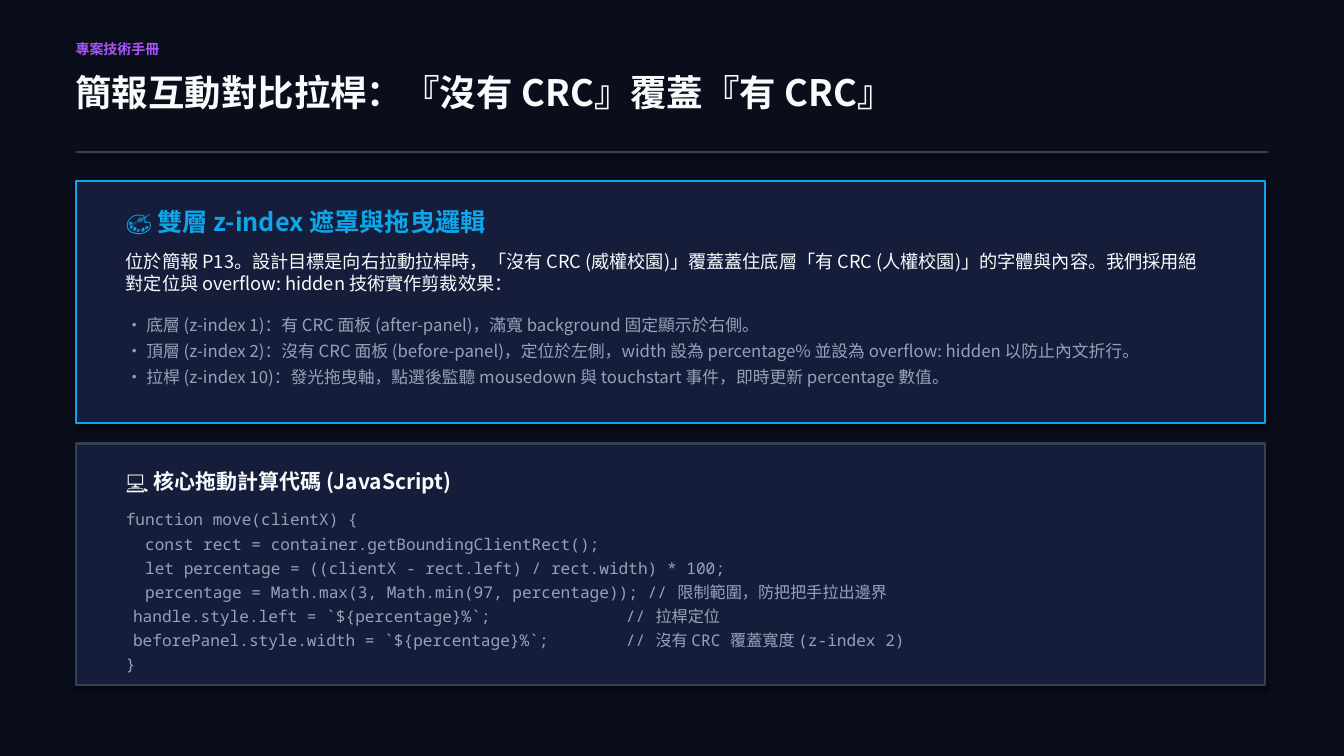
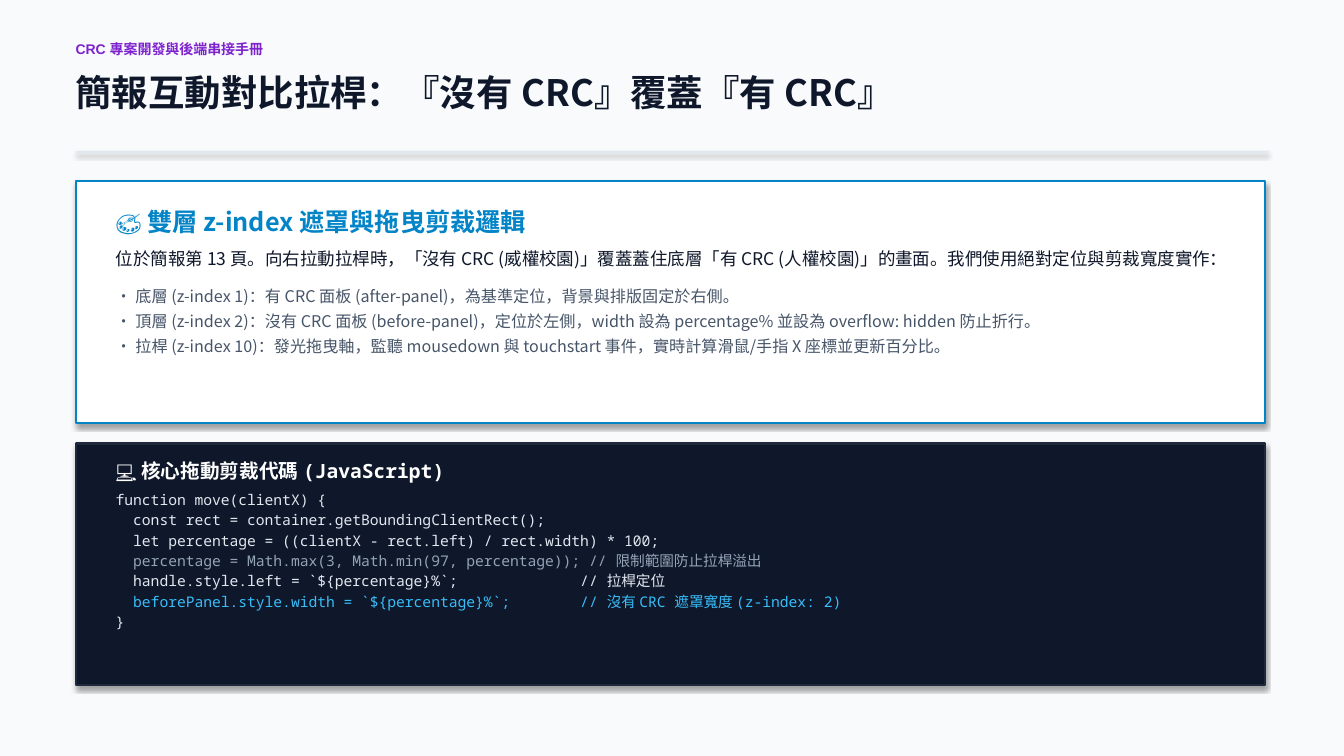
Before and after one commit to mchung2022/CRC2026, a slide deck: slide 5 of CRC_Project_Documentation.pptx. Drawn at 1344x756 pixels with LibreOffice and Linux fonts; fonts in the diff are those of the drawing. Boxes give left, top, right and bottom in pixels: in the first picture for what was removed or moved away, otherwise in the second. Text is boxed around its words. In the diff, an @@ line names an element or a change of style, - is before the commit and + after.

```diff
--- a/CRC_Project_Documentation.pptx
+++ b/CRC_Project_Documentation.pptx
@@ background #0A0D1A to #F8FAFC @@
@@ text at (x1=76, y1=40, x2=264, y2=58): text changed; text colour #A855F7 to #7E22CE @@
-專案技術手冊
+CRC 專案開發與後端串接手冊
@@ text "簡報互動對比拉桿：『沒有 CRC』覆蓋『有 CRC』" at (x1=76, y1=74, x2=894, y2=110): text colour #F8FAFC to #0F172A @@
@@ rectangle at (x1=76, y1=151, x2=1268, y2=153): fill #334155 to #E2E8F0 @@
@@ rectangle at (x1=76, y1=181, x2=1265, y2=423): fill #151D3B to #FFFFFF; outline #0EA5E9 1.5 pt to #0284C7 1.5 pt @@
@@ text at (x1=116, y1=205, x2=1228, y2=355): text changed; size 12 to 11.5 pt; text colour #94A3B8 to #475569 @@
-🎨 雙層 z-index 遮罩與拖曳邏輯
-位於簡報 P13。設計目標是向右拉動拉桿時，「沒有 CRC (威權校園)」覆蓋蓋住底層「有 CRC (人權校園)」的字體與內容。我們採用絕對定位與 overflow: hidden 技術實作剪裁效果：
-• 底層 (z-index 1)：有 CRC 面板 (after-panel)，滿寬 background 固定顯示於右側。
-• 頂層 (z-index 2)：沒有 CRC 面板 (before-panel)，定位於左側，width 設為 percentage% 並設為 overflow: hidden 以防止內文折行。
-• 拉桿 (z-index 10)：發光拖曳軸，點選後監聽 mousedown 與 touchstart 事件，即時更新 percentage 數值。
+🎨 雙層 z-index 遮罩與拖曳剪裁邏輯
+位於簡報第 13 頁。向右拉動拉桿時，「沒有 CRC (威權校園)」覆蓋蓋住底層「有 CRC (人權校園)」的畫面。我們使用絕對定位與剪裁寬度實作：
+• 底層 (z-index 1)：有 CRC 面板 (after-panel)，為基準定位，背景與排版固定於右側。
+• 頂層 (z-index 2)：沒有 CRC 面板 (before-panel)，定位於左側，width 設為 percentage% 並設為 overflow: hidden 防止折行。
+• 拉桿 (z-index 10)：發光拖曳軸，監聽 mousedown 與 touchstart 事件，實時計算滑鼠/手指 X 座標並更新百分比。
@@ rectangle at (x1=76, y1=444, x2=1265, y2=686): fill #151D3B to #0F172A; outline #334155 1.5 pt to #1E293B 1.5 pt @@
@@ text at (x1=116, y1=461, x2=842, y2=611): text changed; size 11.5 to 10.5 pt; text colour #94A3B8 to #E2E8F0 @@
-💻 核心拖動計算代碼 (JavaScript)
-function move(clientX) {
-const rect = container.getBoundingClientRect();
-let percentage = ((clientX - rect.left) / rect.width) * 100;
-percentage = Math.max(3, Math.min(97, percentage)); // 限制範圍，防把把手拉出邊界
-handle.style.left = `${percentage}%`; // 拉桿定位
-beforePanel.style.width = `${percentage}%`; // 沒有 CRC 覆蓋寬度 (z-index 2)
-}
+💻 核心拖動剪裁代碼 (JavaScript)
+function move(clientX) {
+const rect = container.getBoundingClientRect();
+let percentage = ((clientX - rect.left) / rect.width) * 100;
+percentage = Math.max(3, Math.min(97, percentage)); // 限制範圍防止拉桿溢出
+handle.style.left = `${percentage}%`; // 拉桿定位
+beforePanel.style.width = `${percentage}%`; // 沒有 CRC 遮罩寬度 (z-index: 2)
+}
```
Also in this commit, not shown: 8 other slides changed, 1 slide added.
